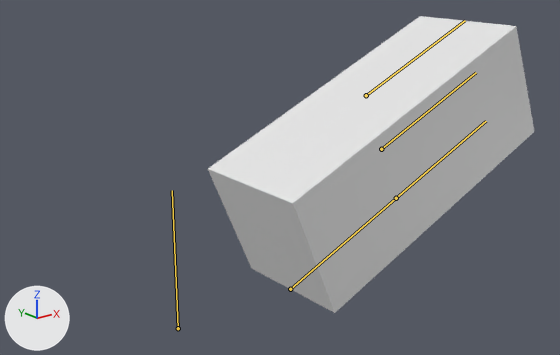
One commit to the FBX model YearLongProject/Assets/Fighters/TheCube/Models/Cube Character.fbx: the scene before it, then after it.
Camera for both pictures: a 50 mm camera at (-2.95, -4.18, 2.59) aimed at (0.52, 0.15, 0.86). Every picture has the same lights, and +X, +Y and +Z are marked at lower left. The picture after the commit comes second. Both versions are drawn at frame 21 of the action 'Armature|Heavy Attack'; the numbers are the values there. The bones that change, and the others that lie on the model, are drawn over the model as lines.
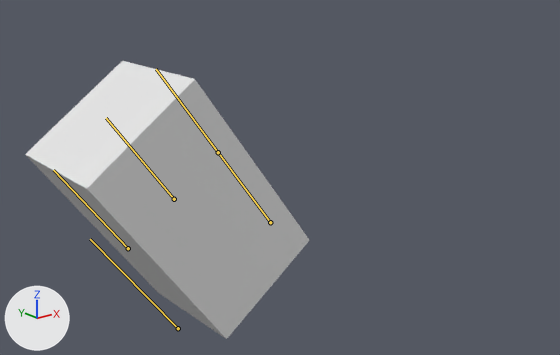
The change in detail:
Bone 'BackTilt' (bone_backtilt) turns from (0, 0, 0) to (0, 0, 36) degrees about its own x, y and z.
Bone 'FrontTilt' (bone_fronttilt) turns from (0, 0, -67) to (0, 0, 0) degrees about its own x, y and z.
Bone 'FrontTilt' (bone_fronttilt) is rescaled from (1.0, 2.48, 1.0) to (0.87, 1.5, 0.87).

Changed parts and their boxes (x1, y1, x2, y2) in the pictures (560 x 355 px):
'Cube', posed (13% narrower, 6% shorter)
    before: (208, 16, 534, 313)
    after: (25, 61, 310, 339)
bone 'BackTilt', root to tip
    before: (178, 328) to (172, 190)
    after: (178, 328) to (90, 239)
bone 'FrontTilt', root to tip
    before: (290, 289) to (435, 164)
    after: (270, 222) to (193, 119)
